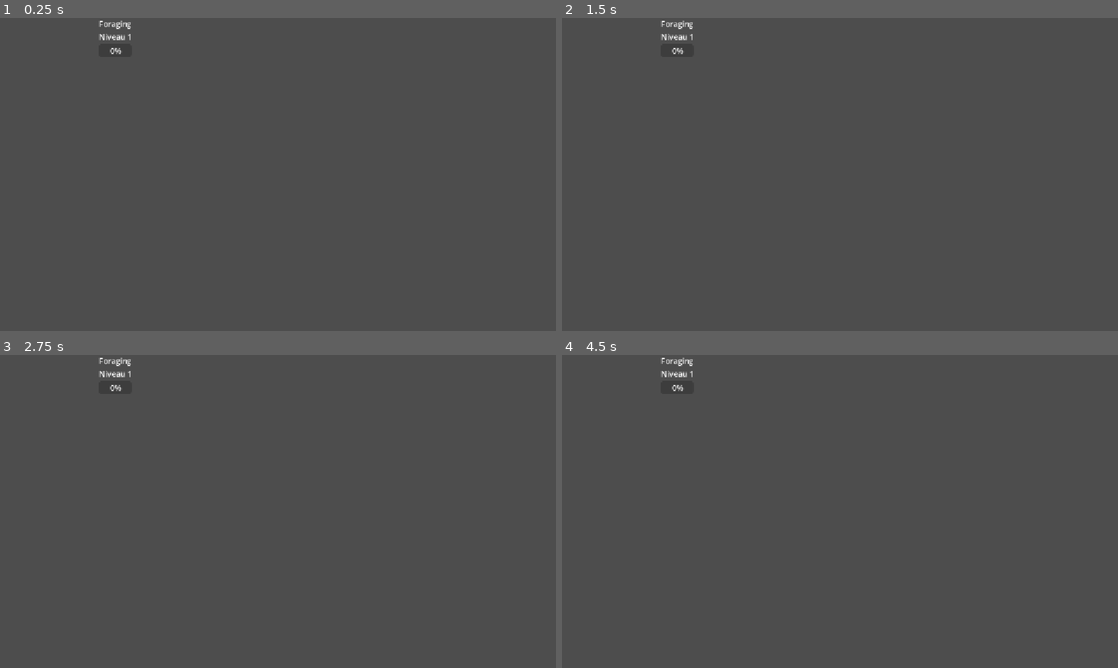
Above: before the commit, frames 1-4 (two rows, left to right).
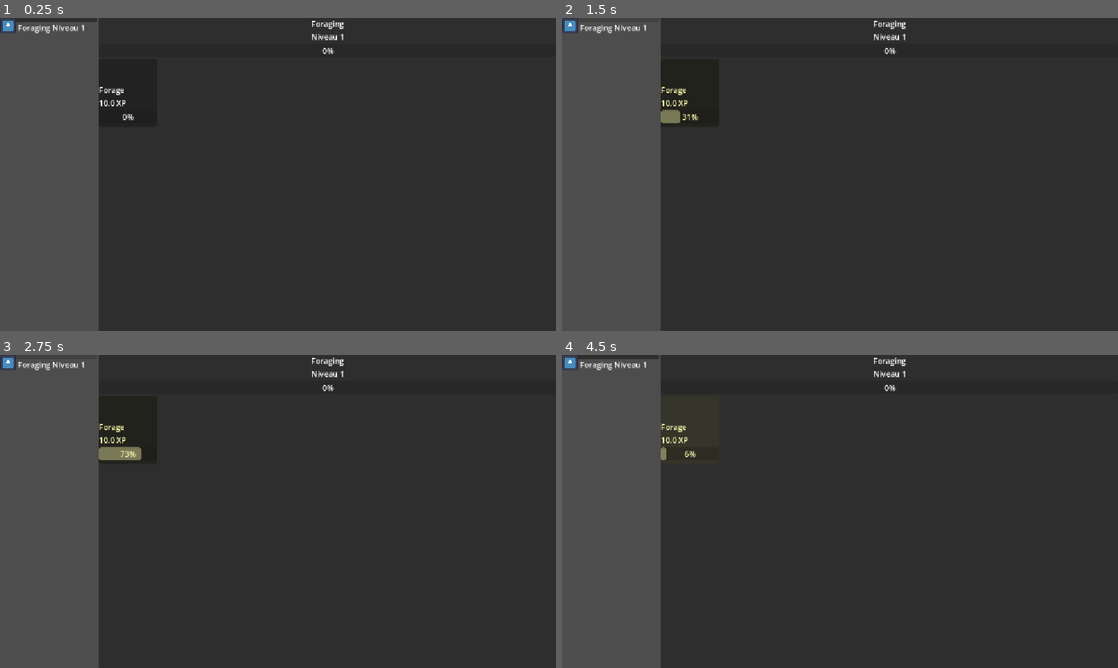
Above: after the commit, the same moments.

Repository: xpelletier07/New_Idle_Game
Game: Godot game, scene res://scenes/main/main.tscn
Two runs of this game, one before a commit and one after it. Both use one fixed random seed, a clock stepped at 60 frames per second and the inputs below. The engine's default icon, where the game draws it, is replaced by a stand-in: a white triangle on a blue panel in a dark square.
Inputs (mouse positions are in pixels of both pictures, inside the frame that each line leads up to; where the layout moved, square brackets give the same spot in the first picture):
- Up to frame 1 (0.25 s): no input
- Up to frame 2 (1.5 s): click (689, 93) at 0.5 s; click (612, 21) [689, 93] at 1.25 s
- Up to frame 3 (2.75 s): click (50, 358) [127, 430] at 2 s
- Up to frame 4 (4.5 s): click (689, 430) at 2.75 s; click (612, 358) [689, 430] at 3.5 s; click (689, 430) at 4.25 s

The runs differ from the first frame. In frame 1, 82% of the frame differs, in the area x 0-100%, y 0-100%; in frame 2, 82%; in frame 3, 82%; in frame 4, 82%.
Error before the commit: Trying to assign value of type 'Button' to a variable of type 'skill_sidebar_button.gd'. (res://scripts/ui/sidebar/sidebar.gd:11)

Commit message:
Correct SideBar

Diff:
--- a/scenes/main/main.tscn
+++ b/scenes/main/main.tscn
@@ -16,9 +16,12 @@
 script = ExtResource("1_k2fmo")
 
 [node name="HBoxContainer" type="HBoxContainer" parent="." unique_id=617911876]
-layout_mode = 0
-offset_right = 40.0
-offset_bottom = 40.0
+layout_mode = 1
+anchors_preset = 15
+anchor_right = 1.0
+anchor_bottom = 1.0
+grow_horizontal = 2
+grow_vertical = 2
 
 [node name="Sidebar" parent="HBoxContainer" unique_id=1952770897 instance=ExtResource("1_hyk8p")]
 layout_mode = 2
--- a/scenes/ui/sidebar/skill_sidebar_button.tscn
+++ b/scenes/ui/sidebar/skill_sidebar_button.tscn
@@ -1,22 +1,37 @@
 [gd_scene format=3 uid="uid://belgoycv078ag"]
 
+[ext_resource type="Script" uid="uid://dlfh07bfq3eyk" path="res://scripts/ui/sidebar/skill_sidebar_button.gd" id="1_t3j3g"]
+
 [node name="SkillSidebarButton" type="Button" unique_id=439667312]
+anchors_preset = 15
+anchor_right = 1.0
+anchor_bottom = 1.0
+grow_horizontal = 2
+grow_vertical = 2
+action_mode = 0
+script = ExtResource("1_t3j3g")
 
 [node name="HBoxContainer" type="HBoxContainer" parent="." unique_id=801900370]
+propagate_maximum_size = false
 layout_mode = 0
-offset_right = 40.0
+offset_right = 42.0
 offset_bottom = 40.0
 
 [node name="Icon" type="TextureRect" parent="HBoxContainer" unique_id=1393133019]
 custom_minimum_size = Vector2(32, 32)
+custom_maximum_size = Vector2(32, 32)
 layout_mode = 2
 stretch_mode = 5
 
-[node name="VBoxContainer" type="VBoxContainer" parent="HBoxContainer" unique_id=709779234]
+[node name="HBoxContainer2" type="HBoxContainer" parent="." unique_id=356638499]
+layout_mode = 0
+offset_left = 36.0
+offset_right = 42.0
+offset_bottom = 40.0
+size_flags_horizontal = 3
+
+[node name="NameLabel" type="Label" parent="HBoxContainer2" unique_id=1079382588]
 layout_mode = 2
 
-[node name="NameLabel" type="Label" parent="HBoxContainer/VBoxContainer" unique_id=1079382588]
+[node name="LevelLabel" type="Label" parent="HBoxContainer2" unique_id=1612635667]
 layout_mode = 2
-
-[node name="LevelLabel" type="Label" parent="HBoxContainer/VBoxContainer" unique_id=1612635667]
-layout_mode = 2
--- a/scenes/ui/skill_panel/action_card.tscn
+++ b/scenes/ui/skill_panel/action_card.tscn
@@ -11,9 +11,12 @@
 script = ExtResource("1_lsh6l")
 
 [node name="VBoxContainer" type="VBoxContainer" parent="." unique_id=1411261393]
-layout_mode = 0
-offset_right = 40.0
-offset_bottom = 40.0
+layout_mode = 1
+anchors_preset = 15
+anchor_right = 1.0
+anchor_bottom = 1.0
+grow_horizontal = 2
+grow_vertical = 2
 
 [node name="Icon" type="TextureRect" parent="VBoxContainer" unique_id=1698082452]
 custom_minimum_size = Vector2(48, 48)
--- a/scenes/ui/skill_panel/skill_panel.tscn
+++ b/scenes/ui/skill_panel/skill_panel.tscn
@@ -15,18 +15,23 @@
 actions = Array[ExtResource("2_b3xwk")]([ExtResource("2_qvelk")])
 
 [node name="VBoxContainer" type="VBoxContainer" parent="." unique_id=155958530]
-layout_mode = 0
-offset_right = 40.0
-offset_bottom = 40.0
+layout_mode = 1
+anchors_preset = 15
+anchor_right = 1.0
+anchor_bottom = 1.0
+grow_horizontal = 2
+grow_vertical = 2
 
 [node name="Header" type="VBoxContainer" parent="VBoxContainer" unique_id=1759803744]
 layout_mode = 2
 
 [node name="SkillNameLabel" type="Label" parent="VBoxContainer/Header" unique_id=964156781]
 layout_mode = 2
+horizontal_alignment = 1
 
 [node name="LevelLabel" type="Label" parent="VBoxContainer/Header" unique_id=1437372206]
 layout_mode = 2
+horizontal_alignment = 1
 
 [node name="XpBar" type="ProgressBar" parent="VBoxContainer/Header" unique_id=2261589]
 layout_mode = 2
@@ -34,6 +39,8 @@
 [node name="ScrollContainer" type="ScrollContainer" parent="VBoxContainer" unique_id=1564189733]
 layout_mode = 2
 size_flags_vertical = 3
+theme_override_colors/scroll_hint_vertical_color = Color(0.6117647, 0, 0, 1)
+theme_override_colors/scroll_hint_horizontal_color = Color(0.589812, 0.3812865, 0, 1)
 
 [node name="ActionsContainer" type="GridContainer" parent="VBoxContainer/ScrollContainer" unique_id=569821492]
 layout_mode = 2
--- a/scripts/ui/sidebar/skill_sidebar_button.gd
+++ b/scripts/ui/sidebar/skill_sidebar_button.gd
@@ -4,8 +4,8 @@
 signal pressed_with_id(skill_id: String)
 
 @onready var icon_rect: TextureRect = $HBoxContainer/Icon
-@onready var name_label: Label = $HBoxContainer/VBoxContainer/NameLabel
-@onready var level_label: Label = $HBoxContainer/VBoxContainer/LevelLabel
+@onready var name_label: Label = $HBoxContainer2/NameLabel
+@onready var level_label: Label = $HBoxContainer2/LevelLabel
 
 var skill_id: String
 var skill: Skill
